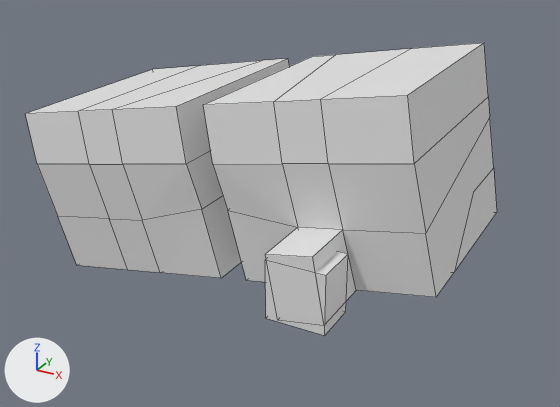
The Blender file assets/scenes/inside_boat.blend as it was, and as the next commit left it.
Rendered twice from a 50 mm camera at (13.4, -25.7, 14.9) aimed at (-0.7, -0.1, 2.1). Every picture has the same lights, and +X, +Y and +Z are marked at lower left. The older version comes first. Mesh edges are drawn as thin lines. Objects named as collision shapes, trigger or cutter boxes, shadow casters or lower levels of detail are left out.

The first picture shows 'exit', 'geo_default_room'.
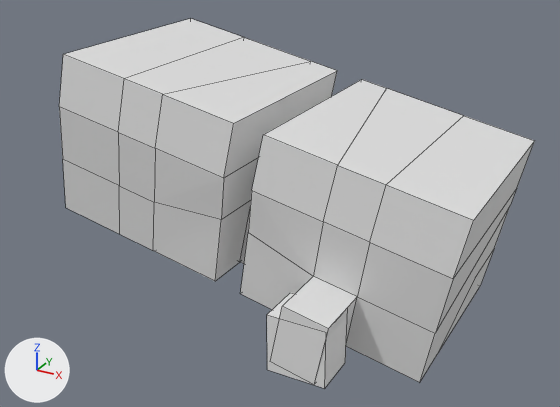
What differs and where, as boxes [x1, y1, x2, y2] in the pictures (560 x 407 px):
'geo_default_room', moved, turned: before [26, 43, 497, 326]; after [59, 19, 534, 384]
'exit', moved: before [265, 251, 348, 336]; after [267, 292, 347, 388]

Edits to the bpy script that builds the scene:
```text
Change me_geo:
    used by ob_geo_default_room; location = (0.08, 0.0, 0.08)
    remove me_geo.from_pydata(...)  # 100 vertices, 90 faces; spans x -10.9..6.9, y -5.7..5.6, z -1.8..8.3
    add me_geo.from_pydata(...)  # 100 vertices, 90 faces; spans x -9.6..8.3, y -5.7..5.6, z -1.4..9.0
    me_geo part 1: the whole mesh is turned 22.1 degrees about the y axis through the mesh origin
Change ob_exit:
    ob_exit.location: (2.92, -4.8, 1.56) -> (2.97, -4.8, -0.58)
Change ob_geo_default_room:
    ob_geo_default_room.location: (0.08, 0.0, 0.08) -> (-0.22, 0.0, -0.88)
```
